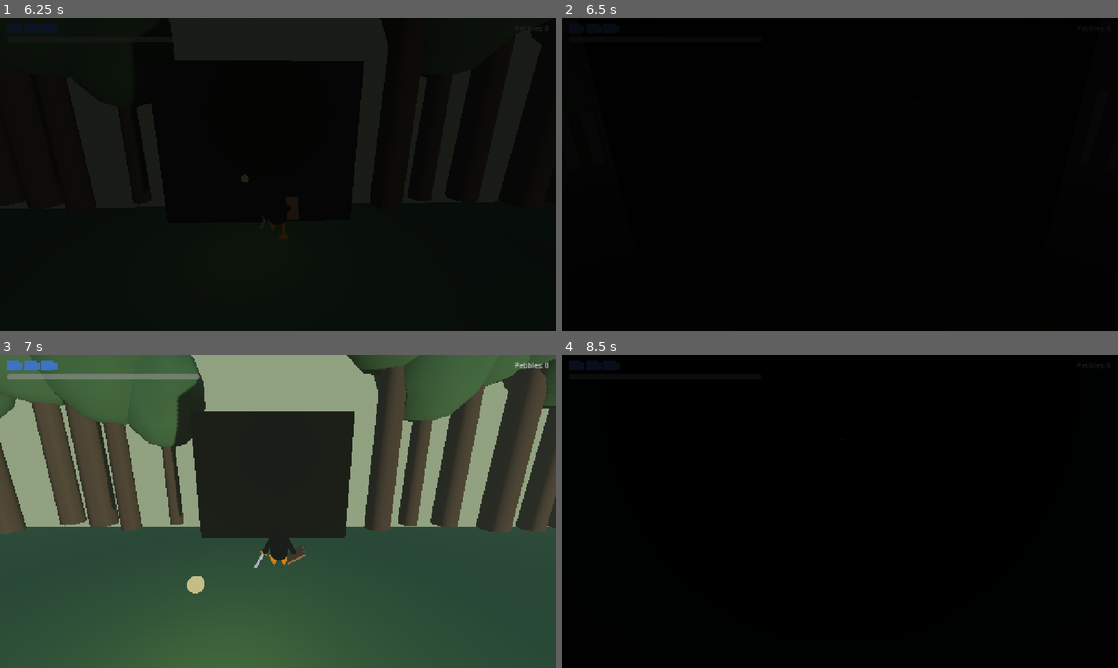
Above: before the commit, frames 1-4 (two rows, left to right).
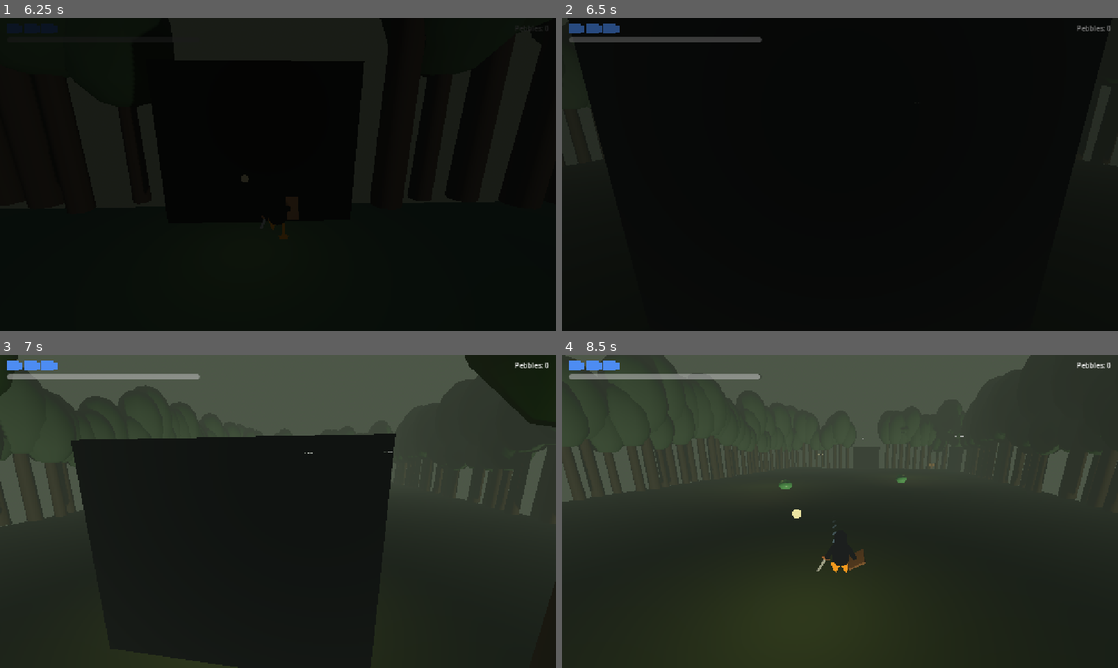
Above: after the commit, the same moments.

Repository: ruapotato/The-Legend-of-Tux
Game: Godot game, scene res://scenes/main_menu.tscn
Two runs of this game, one before a commit and one after it. Both use one fixed random seed, a clock stepped at 60 frames per second and the inputs below.
Inputs (mouse positions are in pixels of both pictures, inside the frame that each line leads up to):
- Up to frame 1 (6.25 s): click "Begin in Wyrdkin Glade" at 0.5 s; tap Enter at 1.25 s; move the mouse to (305, 174) at 1.27 s; hold E (interact) 1.28-2.03 s; hold W (move_forward) from 1.28 s (still down); tap Space (jump) at 1.52, 1.82, 2.27, 2.57, 3.77, 4.07, 4.52, 4.82, 5.27, 5.57 s; move the mouse to (250, 174) at 2.02 s; click (250, 174) at 2.1 s; tap E (interact) at 2.3, 3.8, 5.3, 6.05 s; move the mouse to (289, 168) at 2.77 s; hold E (interact) 2.78-3.53 s; move the mouse to (272, 180) at 3.52 s; tap F (item_use) at 3.6 s; move the mouse to (316, 177) at 4.27 s; hold E (interact) 4.28-5.03 s; tap Ctrl (roll) at 4.35 s; move the mouse to (233, 171) at 5.02 s; right-click (233, 171) at 5.1 s; move the mouse to (283, 174) at 5.77 s; hold Shift (sprint) from 5.78 s (still down)
- Up to frame 2 (6.5 s): keep holding W (move_forward); keep holding Shift (sprint)
- Up to frame 3 (7 s): move the mouse to (255, 505) at 6.52 s; release W (move_forward) at 6.53 s; release Shift (sprint) at 6.53 s; hold D (move_right) from 6.53 s (still down); tap R at 6.6 s; tap Space (jump) at 6.77 s; tap E (interact) at 6.8 s
- Up to frame 4 (8.5 s): tap Space (jump) at 7.07, 7.52, 7.82, 8.27 s; move the mouse to (867, 511) at 7.27 s; release D (move_right) at 7.28 s; hold E (interact) 7.28-8.03 s; hold W (move_forward) from 7.28 s (still down); move the mouse to (812, 511) at 8.02 s; click (812, 511) at 8.1 s; tap E (interact) at 8.3 s

Frame 1 is identical in both runs. In frame 2, 3.2% of the frame differs, in the area x 0-100%, y 0-48%; in frame 3, 77%; in frame 4, 100%, in the area x 0-100%, y 0-100%.

Commit message:
Fix portal bounce: time-based spawn-overlap grace, not deferred check
The deferred get_overlapping_bodies() check was racy — it ran before
physics had a chance to detect the spawn-overlap, returned empty,
and suppression never set. Player walked through, scene loaded,
back-portal trigger immediately fired, scene swapped back. Visible
symptom: walk south from Wyrdkin Glade → fade to black → fade back
to the SAME glade.

Replaced with a simple time-based grace: ignore body entries on the
first 0.6s after _ready. The player can't realistically walk into a
portal that fast after spawn, so this loses nothing in practice and
is bulletproof against any spawn placement.

Co-Authored-By: Claude Opus 4.7 (1M context) <noreply@anthropic.com>

Diff:
--- a/godot/scripts/load_zone.gd
+++ b/godot/scripts/load_zone.gd
@@ -1,16 +1,19 @@
 extends Area3D
 
 # Scene-transition trigger. Walking the player into the volume fires
-# the change. The Hint label is a signpost, not a gate — players can
-# see where they're going without needing to fish for an interact key.
+# the change. The Hint label is a signpost; the prompt text is shown
+# above the portal so the player knows where it leads.
 #
-# Re-entry suppression: when a corresponding return-portal is placed
-# right next to the destination's spawn (so "back to wyrdwood" goes
-# right back to "from_wyrdwood" which spawns NEXT TO the back-to-glade
-# portal), the player materializes already-overlapping the trigger and
-# body_entered fires on the first tick — bouncing them right back.
-# Fix: on _ready check overlapping bodies; if the player is already
-# inside, suppress until they walk out and back in.
+# Spawn-overlap suppression: when the destination scene's "from_X"
+# spawn marker sits next to the back-to-X portal, the player's
+# capsule materializes already overlapping the trigger and
+# body_entered fires on the very next physics tick — bouncing the
+# player back to the source. The earlier "check overlapping_bodies on
+# _ready" approach was racy because physics hadn't run yet by the
+# time the deferred check ran. We just use a time-based grace window
+# instead: ignore body entries for SPAWN_GRACE seconds after _ready.
+
+const SPAWN_GRACE: float = 0.6
 
 @export_file("*.tscn") var target_scene: String = ""
 @export var target_spawn: String = "default"
@@ -20,7 +23,7 @@
 @onready var hint: Label3D = $Hint if has_node("Hint") else null
 
 var _firing: bool = false
-var _suppressed: bool = false
+var _ready_at: float = 0.0
 
 
 func _ready() -> void:
@@ -28,37 +31,23 @@
     collision_mask = 2
     monitoring = true
     body_entered.connect(_on_enter)
-    body_exited.connect(_on_exit)
     if hint:
         hint.text = prompt if prompt != "" else "Travel"
         hint.visible = true
-    # Defer so DungeonRoot has had a chance to position the player at
-    # the named spawn before we check.
-    call_deferred("_check_initial_overlap")
-
-
-func _check_initial_overlap() -> void:
-    if not is_inside_tree():
-        return
-    # Bodies inside on first tick are spawn-overlap, not real "enter"
-    # events. Wait until they leave before counting future entries.
-    for body in get_overlapping_bodies():
-        if body.is_in_group("player"):
-            _suppressed = true
-            return
+    _ready_at = Time.get_ticks_msec() / 1000.0
 
 
 func _on_enter(body: Node) -> void:
-    if _firing or _suppressed or not auto_trigger:
+    if _firing or not auto_trigger:
         return
     if not body.is_in_group("player"):
         return
+    var elapsed: float = Time.get_ticks_msec() / 1000.0 - _ready_at
+    if elapsed < SPAWN_GRACE:
+        # Player materialized inside us at scene load — not a real
+        # crossing. Ignore.
+        return
     _fire(body)
-
-
-func _on_exit(body: Node) -> void:
-    if body.is_in_group("player"):
-        _suppressed = false
 
 
 func _fire(player: Node) -> void:
